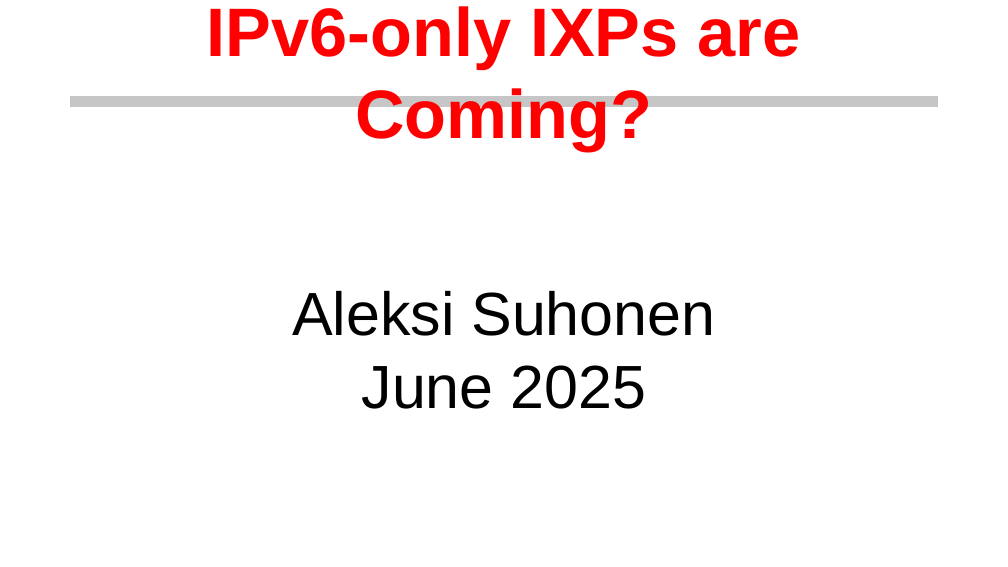
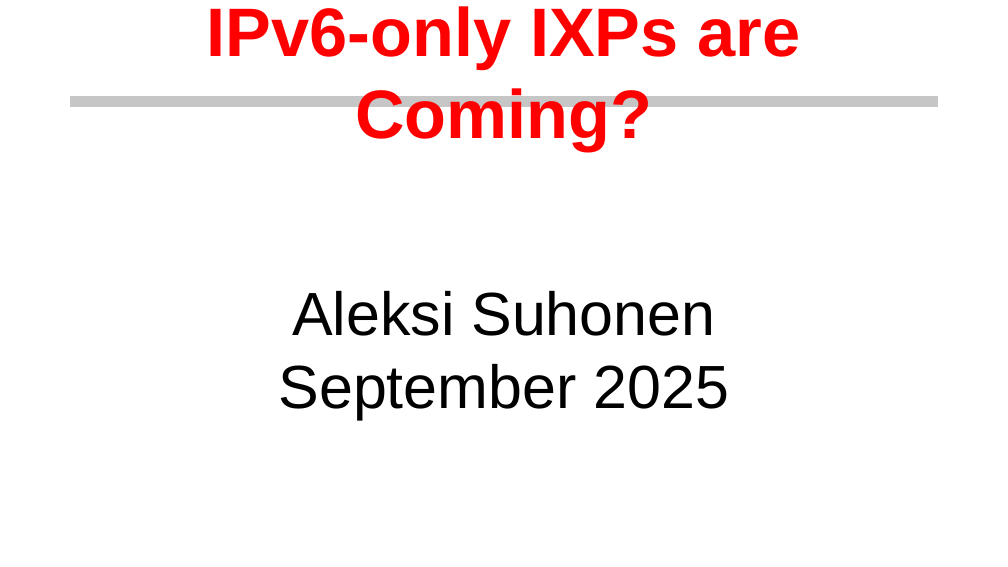
Before and after one commit to euro-ix/rfc8950-ixp, a slide deck: slide 1 of presentations/ipv6-only-ixps.odp. Drawn at 1008x567 pixels with LibreOffice and Linux fonts; fonts in the diff are those of the drawing; background and template pictures are left out. Boxes give left, top, right and bottom in pixels: in the first picture for what was removed or moved away, otherwise in the second. Text is boxed around its words. In the diff, an @@ line names an element or a change of style, - is before the commit and + after.

```diff
--- a/presentations/ipv6-only-ixps.odp
+++ b/presentations/ipv6-only-ixps.odp
@@ subtitle at (279, 364, 729, 419): text changed @@
-June 2025
+September 2025
```
Also in this commit, not shown: 5 other slides changed, 1 other file.
